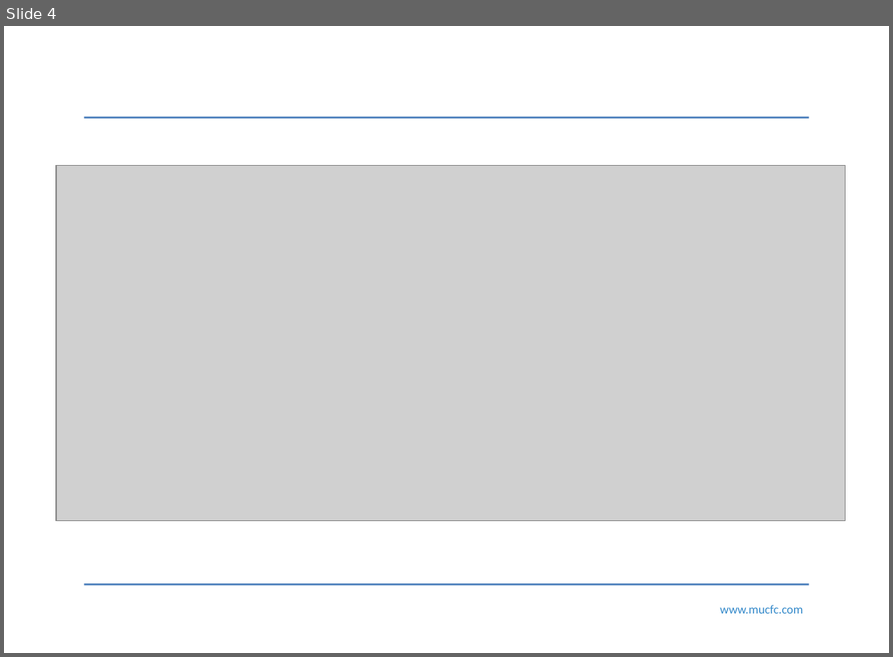
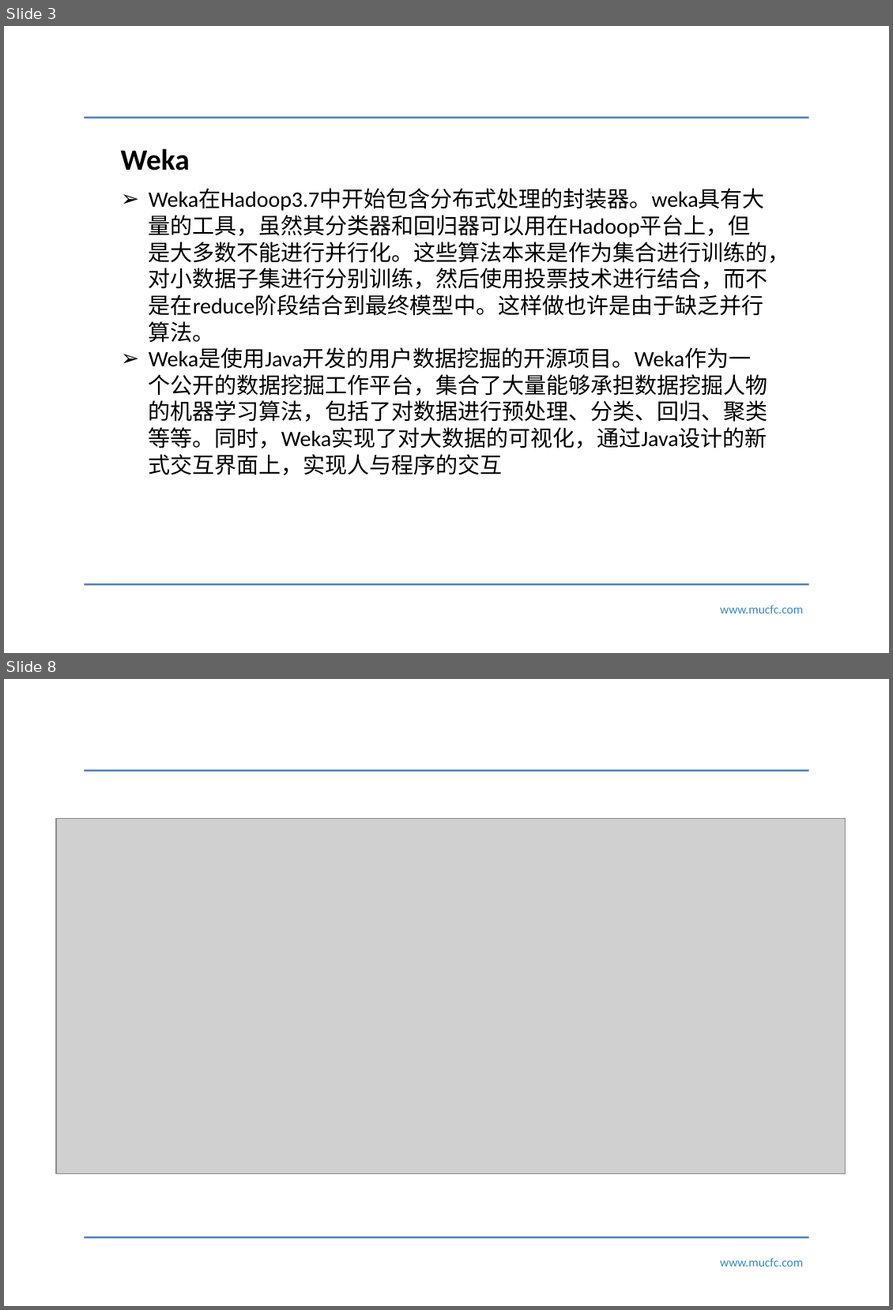
Before and after one commit to narutolzj/myMachineLearningNotes, a slide deck: 李梓钧.pptx. Shown one above the other, each under a label of ours: slide 4 before the commit, slides 3 and 8 after it; the slides between them are not shown. The pictures are 893x657 and 893x1310 pixels, drawn with LibreOffice and Linux fonts; fonts in the diff are those of the drawing; grey boxes stand for pictures; background and template pictures are left out. Boxes give left, top, right and bottom in pixels: in the first picture for what was removed or moved away, otherwise in the second. Text is boxed around its words. In the diff, an @@ line names an element or a change of style, - is before the commit and + after.

```diff
--- a/李梓钧.pptx
+++ b/李梓钧.pptx
@@ slide 3 added at [4, 26, 889, 653], background #FFFFFF; not listed: 3 template elements that a slide beside it also shows @@
@@ text added at [121, 148, 190, 171], 24 pt, text #000000, bold @@
+Weka
@@ text added at [149, 189, 790, 476], 18 pt, text #000000 @@
+➢ Weka在Hadoop3.7中开始包含分布式处理的封装器。weka具有大量的工具，虽然其分类器和回归器可以用在Hadoop平台上，但是大多数不能进行并行化。这些算法本来是作为集合进行训练的，对小数据子集进行分别训练，然后使用投票技术进行结合，而不是在reduce阶段结合到最终模型中。这样做也许是由于缺乏并行算法。
+➢ Weka是使用Java开发的用户数据挖掘的开源项目。Weka作为一个公开的数据挖掘工作平台，集合了大量能够承担数据挖掘人物的机器学习算法，包括了对数据进行预处理、分类、回归、聚类等等。同时，Weka实现了对大数据的可视化，通过Java设计的新式交互界面上，实现人与程序的交互
@@ what was slide 4 is now slide 8 @@
```
Also in this commit, not shown: 1 slide changed, 5 other slides added, 2 slides removed, 4 other files.
